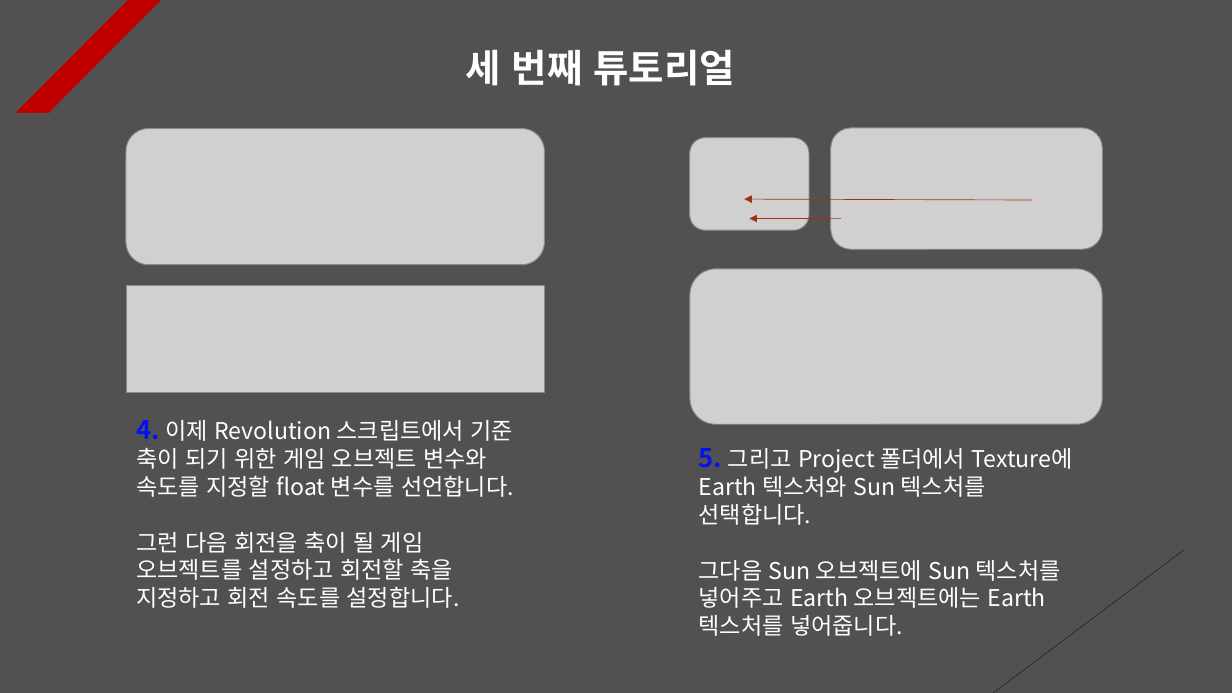
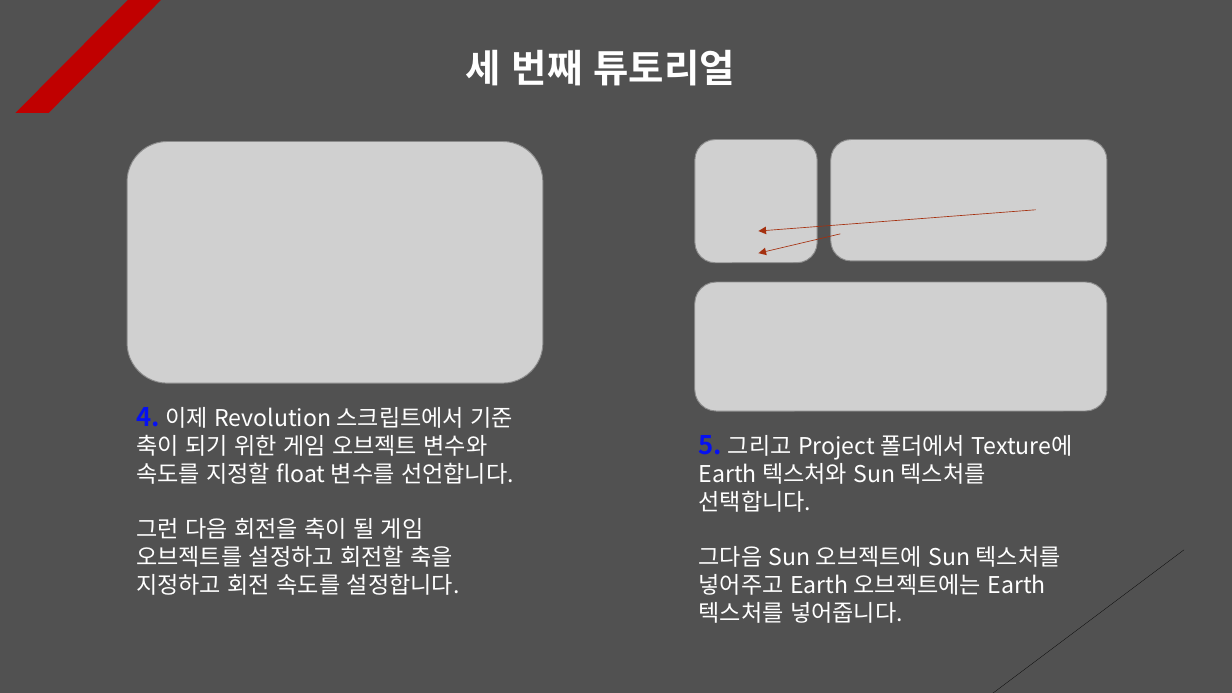
Before and after one commit to Unity2033/3D-UnityEngine, a slide deck: slide 4 of Assets/Class/Rotation/PPT Data/Rotation Example.pptx. Drawn at 1232x693 pixels with LibreOffice and Linux fonts; fonts in the diff are those of the drawing; grey boxes stand for pictures. Boxes give left, top, right and bottom in pixels: in the first picture for what was removed or moved away, otherwise in the second. Text is boxed around its words. In the diff, an @@ line names an element or a change of style, - is before the commit and + after.

```diff
--- a/Assets/Class/Rotation/PPT Data/Rotation Example.pptx
+++ b/Assets/Class/Rotation/PPT Data/Rotation Example.pptx
@@ picture removed at (x1=126, y1=128, x2=544, y2=264) @@
@@ picture added at (x1=128, y1=141, x2=543, y2=384) @@
@@ picture resized from (x1=689, y1=138, x2=809, y2=230) to (x1=695, y1=140, x2=817, y2=262) @@
@@ picture resized from (x1=831, y1=128, x2=1103, y2=249) to (x1=831, y1=140, x2=1107, y2=261) @@
@@ arrow moved from (1032, 200) - (744, 199) to (1036, 210) - (759, 231) @@
@@ arrow moved from (841, 218) - (750, 218) to (840, 234) - (759, 253) @@
@@ picture removed at (x1=127, y1=286, x2=544, y2=393) @@
@@ picture resized from (x1=690, y1=269, x2=1103, y2=424) to (x1=695, y1=282, x2=1107, y2=411) @@
@@ text "4. 이제 Revolution 스크립트에서 기준 ..." moved from (x1=136, y1=420, x2=514, y2=608) to (x1=136, y1=407, x2=514, y2=595) @@
@@ text "5. 그리고 Project 폴더에서 Texture에 ..." moved from (x1=699, y1=448, x2=1073, y2=636) to (x1=699, y1=435, x2=1073, y2=623) @@
```
Also in this commit, not shown: 5 other slides changed, 40 other files.
